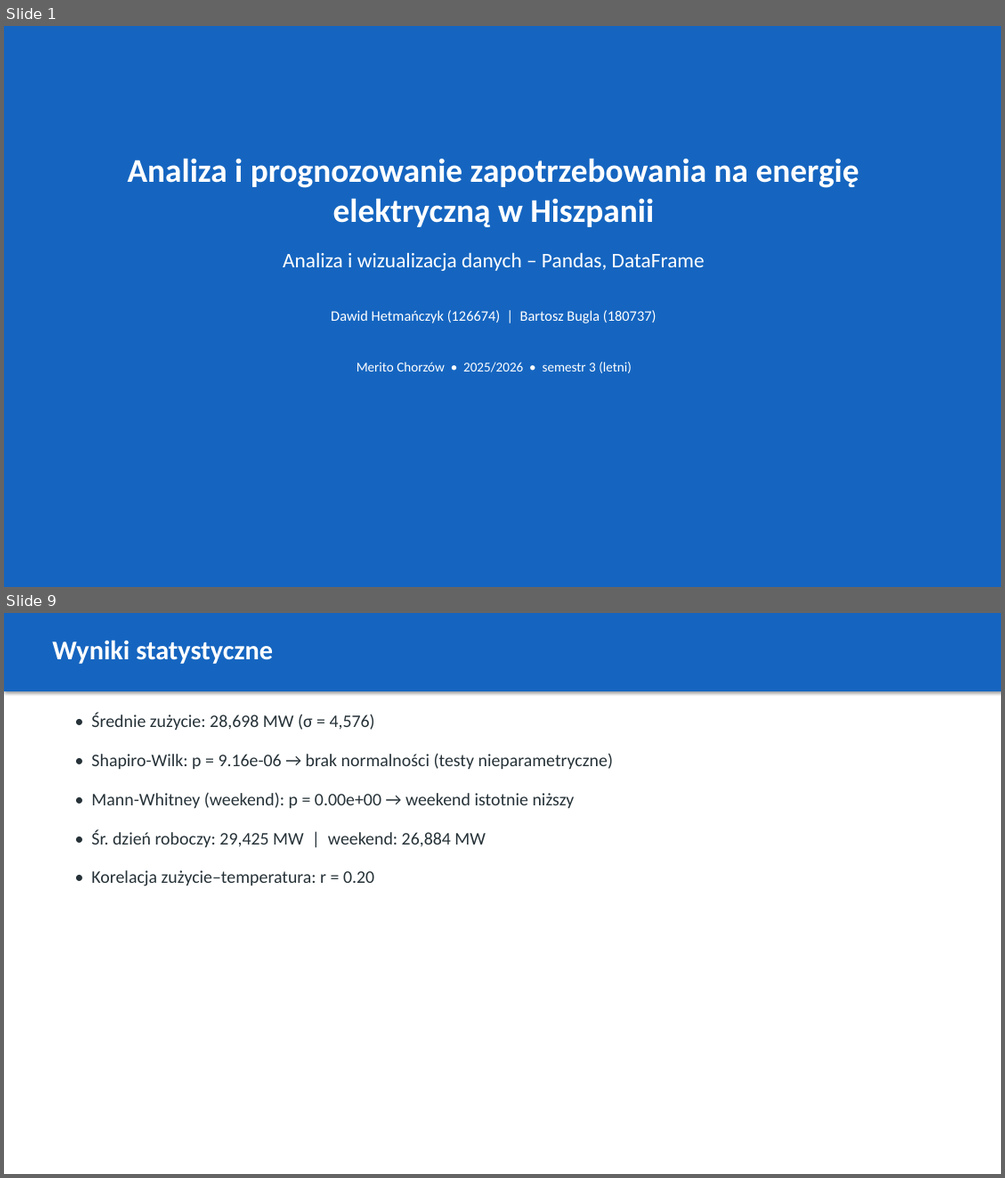
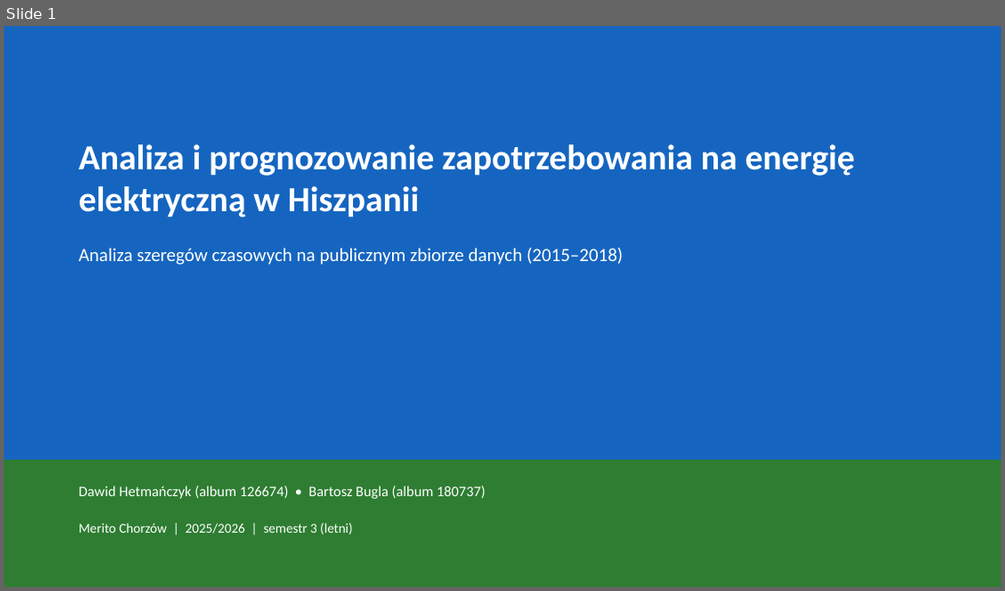
Before and after one commit to BartoszBugla/prognoza-zapotrzebowania-na-energie, a slide deck: docs/prezentacja.pptx. Shown one above the other, each under a label of ours: slides 1 and 9 before the commit, slide 1 after it; the slides between them are not shown. The pictures are 1005x1178 and 1005x591 pixels, drawn with LibreOffice and Linux fonts; fonts in the diff are those of the drawing. Boxes give left, top, right and bottom in pixels: in the first picture for what was removed or moved away, otherwise in the second. Text is boxed around its words. In the diff, an @@ line names an element or a change of style, - is before the commit and + after.

```diff
--- a/docs/prezentacja.pptx
+++ b/docs/prezentacja.pptx
@@ slide 9 removed at [4,613,1001,1174], background #FFFFFF @@
@@ rectangle removed at [4,613,1001,691] @@
@@ text removed at [52,640,273,664] @@
-Wyniki statystyczne
@@ text removed at [91,713,375,730] @@
-• Średnie zużycie: 28,698 MW (σ = 4,576)
@@ text removed at [91,753,613,770] @@
-• Shapiro-Wilk: p = 9.16e-06 → brak normalności (testy nieparametryczne)
@@ text removed at [91,792,574,809] @@
-• Mann-Whitney (weekend): p = 0.00e+00 → weekend istotnie niższy
@@ text removed at [91,829,485,847] @@
-• Śr. dzień roboczy: 29,425 MW | weekend: 26,884 MW
@@ text removed at [91,870,374,886] @@
-• Korelacja zużycie–temperatura: r = 0.20
@@ slide 1 changed as well @@
@@ text "Analiza i prognozowanie zapotrzebowania na ...": place and size @@
-text "Analiza i prognozowanie zapotrzebowania na ..." at [128,158,859,227]
+text "Analiza i prognozowanie zapotrzebowania na ..." at [79,144,855,217]
@@ text "Analiza i prognozowanie zapotrzebowania na ..." at [79,144,855,217]: size 32 to 34 pt; alignment centre to left @@
@@ text at [79,248,623,265]: text changed; size 20 to 18 pt @@
-Analiza i wizualizacja danych – Pandas, DataFrame
+Analiza szeregów czasowych na publicznym zbiorze danych (2015–2018)
@@ rectangle added at [4,459,1001,587], fill #2E7D32 @@
@@ text at [79,485,485,499]: text changed @@
-Dawid Hetmańczyk (126674) | Bartosz Bugla (180737)
+Dawid Hetmańczyk (album 126674) • Bartosz Bugla (album 180737)
@@ text at [79,523,353,534]: text changed @@
-Merito Chorzów • 2025/2026 • semestr 3 (letni)
+Merito Chorzów | 2025/2026 | semestr 3 (letni)
```
Also in this commit, not shown: 5 other slides changed, 21 slides added, 5 other slides removed, 5 other files.
